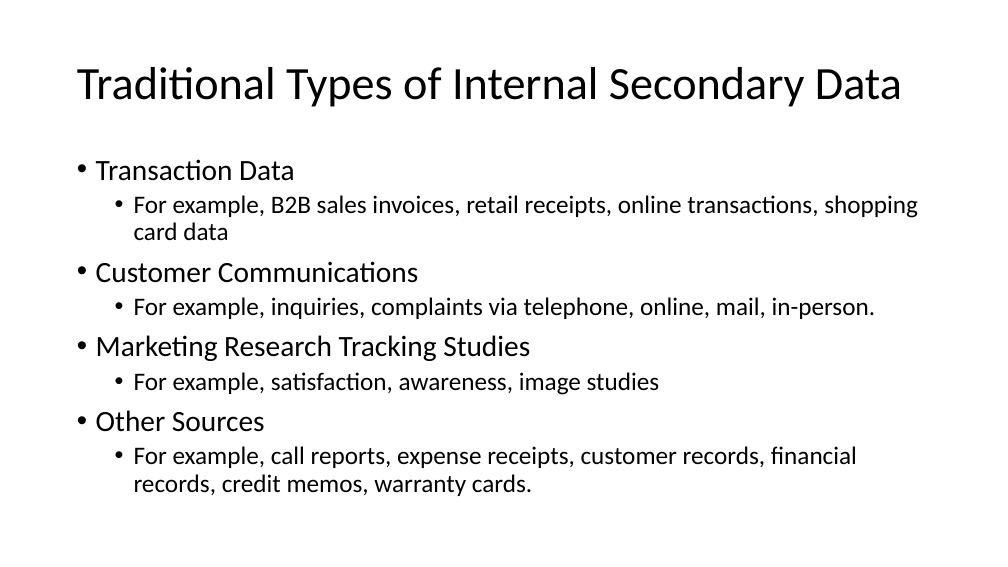
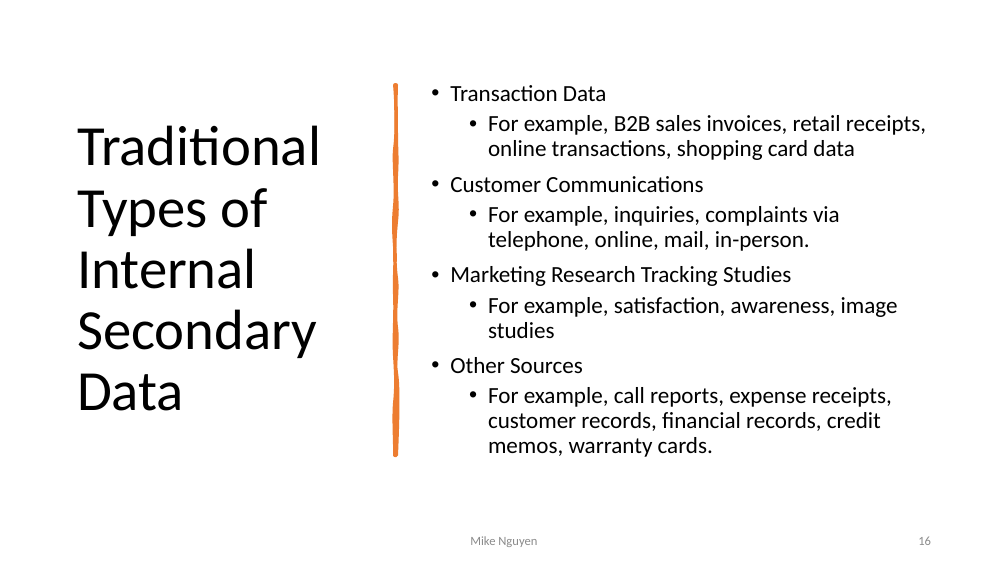
Before and after one commit to mikenguyen13/mar4050, a slide deck: slide 16 of lectures/3/Information Systems, Dashboards & Data Analytics.pptx (slide 10 before the commit). Drawn at 1008x567 pixels with LibreOffice and Linux fonts; fonts in the diff are those of the drawing. Boxes give left, top, right and bottom in pixels: in the first picture for what was removed or moved away, otherwise in the second. Text is boxed around its words. In the diff, an @@ line names an element or a change of style, - is before the commit and + after.

```diff
--- a/lectures/3/Information Systems, Dashboards & Data Analytics.pptx
+++ b/lectures/3/Information Systems, Dashboards & Data Analytics.pptx
@@ title "Traditional Types of Internal Secondary ..." moved from (x1=77, y1=67, x2=902, y2=107) to (x1=77, y1=125, x2=321, y2=411) @@
@@ title "Traditional Types of Internal Secondary ..." at (x1=77, y1=125, x2=321, y2=411): size 44 to 54 pt @@
@@ text "Transaction Data" moved from (x1=96, y1=159, x2=918, y2=496) to (x1=450, y1=85, x2=926, y2=457) @@
@@ text "Transaction Data" at (x1=450, y1=85, x2=926, y2=457): size 28 to 22 pt in "Transaction Data", "Customer Communications", "Marketing Research Tracking Studies", "Other Sources"; size 24 to 22 pt in "For example, B2B sales invoices, retail receipts, ...", "For example, inquiries, complaints via telephone, online, ...", "For example, satisfaction, awareness, image studies", "For example, call reports, expense receipts, customer ..."; vertical alignment top to middle @@
@@ freeform shape added at (x1=395, y1=85, x2=396, y2=455), fill #ED7D31, outline #ED7D31 3.25 pt @@
@@ text added at (x1=470, y1=536, x2=537, y2=547), 12 pt, text #8C8C8C @@
+Mike Nguyen
@@ page number added at (x1=918, y1=536, x2=931, y2=545), 12 pt, text #8C8C8C @@
+16
```
Also in this commit, not shown: 22 other slides changed, 10 slides added, 2 slides removed, 2 other files.
